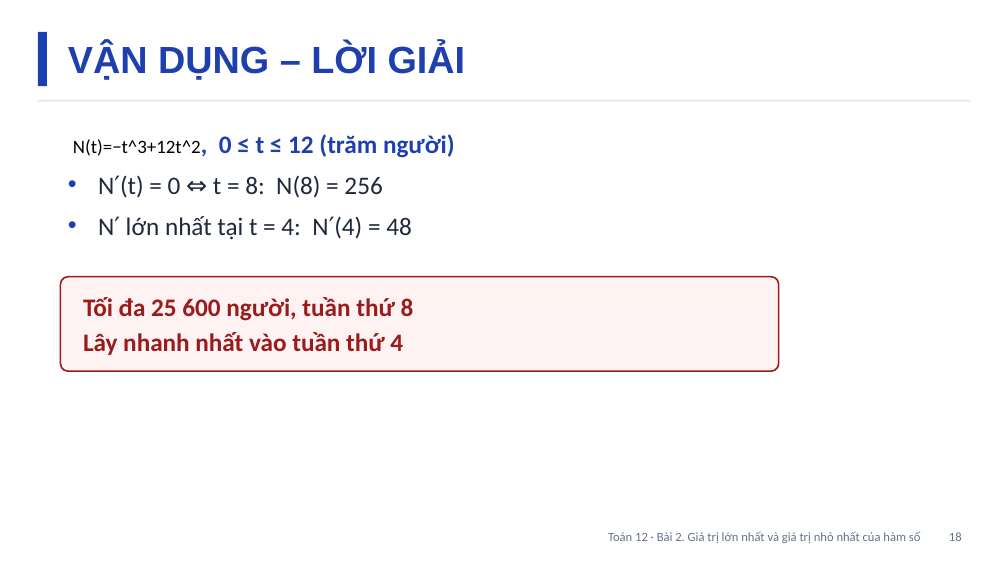
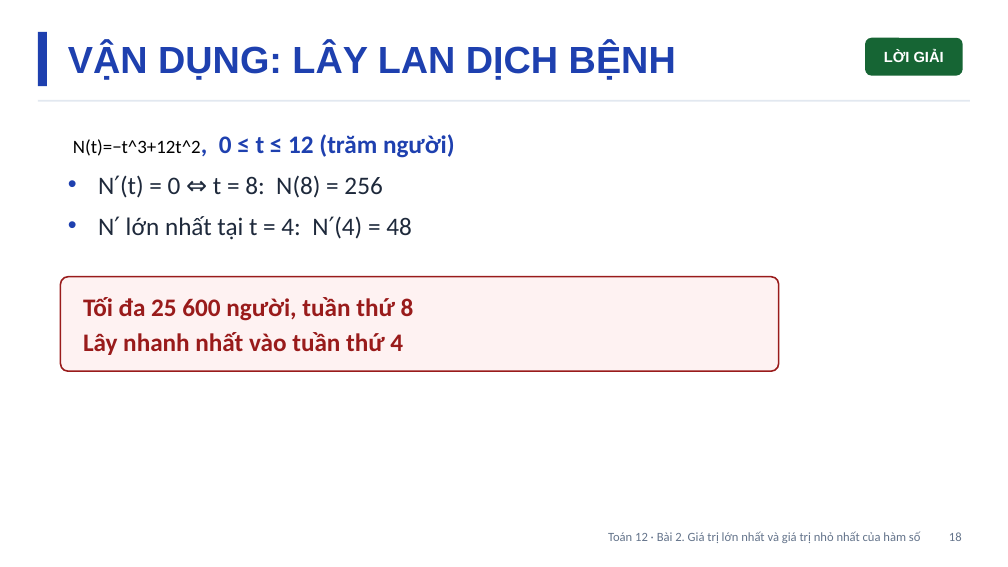
Before and after one commit to Trangtu66/Taode_thi_online, a slide deck: slide 18 of slide/Slide_TOAN12_Bai2_T7-9.pptx. Drawn at 1008x567 pixels with LibreOffice and Linux fonts; fonts in the diff are those of the drawing. Boxes give left, top, right and bottom in pixels: in the first picture for what was removed or moved away, otherwise in the second. Text is boxed around its words. In the diff, an @@ line names an element or a change of style, - is before the commit and + after.

```diff
--- a/slide/Slide_TOAN12_Bai2_T7-9.pptx
+++ b/slide/Slide_TOAN12_Bai2_T7-9.pptx
@@ text at (68, 44, 676, 80): text changed @@
-VẬN DỤNG – LỜI GIẢI
+VẬN DỤNG: LÂY LAN DỊCH BỆNH
@@ rounded rectangle added at (865, 38, 963, 76), fill #166534, 14 pt, text #FFFFFF, bold @@
+LỜI GIẢI
```
Also in this commit, not shown: 11 other slides changed, 9 other files.
